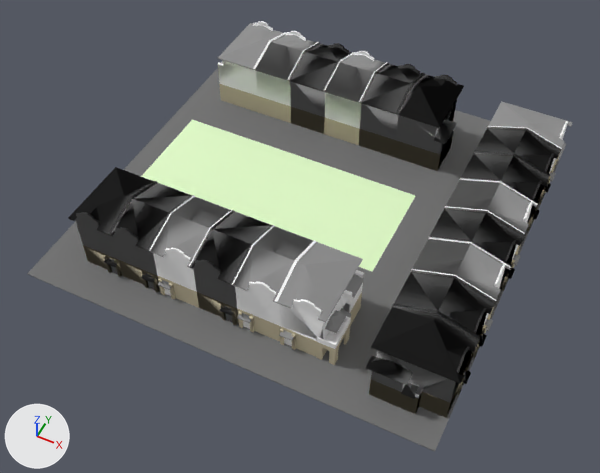
The COLLADA model Brownstones.dae, before and after one commit.
The view is the same before and after, from a 50 mm camera at (9.3, -20.0, 22.8) aimed at (0.2, -1.7, 0.0). Arrows for +X, +Y and +Z are at lower left; the lights stay in place. Vertices at the same position are counted once.

The first picture shows 'Rowhouse_1', 'Rowhouse_1.001', 'Rowhouse_1.002', 'Rowhouse_1.003', 'Rowhouse_1.004', 'Rowhouse_1.005', 'Rowhouse_1.006', 'Rowhouse_1.007', 'Rowhouse_1.008', 'Rowhouse_1.009', 'Rowhouse_1.010', 'Rowhouse_1.011', 'Rowhouse_1.012', 'Rowhouse_1.013', 'Rowhouse_3', 'Rowhouse_3.001', 'Rowhouse_3.002', 'Rowhouse_4', 'group_2'.
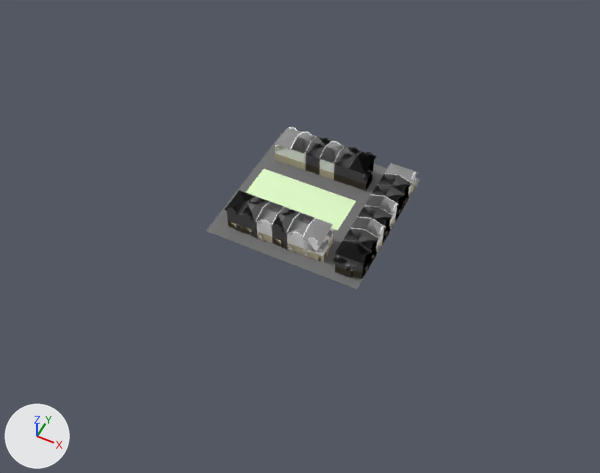
Commit message: new brownstone (.10 scale)

ob_group_0 is not drawn itself; it is the parent of ob_group_1, ob_group_2, ob_group_3, ob_group_4.

Where the change shows, as pixel boxes [x1, y1, x2, y2] in the pictures (600 x 473 px):
'group_2', moved, rescaled (60% narrower, 59% shorter): before [27, 68, 566, 451]; after [206, 133, 420, 289]
'Rowhouse_3.002', moved, rescaled (65% narrower, 65% shorter): before [366, 305, 480, 418]; after [333, 240, 372, 279]
'Rowhouse_4', moved, rescaled (64% narrower, 64% shorter): before [276, 241, 364, 365]; after [302, 218, 333, 262]
'Rowhouse_3.001', moved, rescaled (58% narrower, 59% shorter): before [394, 73, 464, 171]; after [348, 151, 377, 191]
'Rowhouse_1.003', reshaped, moved, rescaled (64% narrower, 63% shorter): before [190, 210, 273, 325]; after [271, 207, 300, 249]
'Rowhouse_1.002', reshaped, moved, rescaled (64% narrower, 62% shorter): before [232, 225, 315, 341]; after [286, 212, 315, 255]
'Rowhouse_1', reshaped, moved, rescaled (65% narrower, 62% shorter): before [149, 196, 232, 308]; after [256, 201, 284, 243]
'Rowhouse_1.001', reshaped, moved, rescaled (65% narrower, 62% shorter): before [110, 181, 194, 293]; after [241, 196, 270, 238]
'Rowhouse_3', moved, rescaled (64% narrower, 61% shorter): before [68, 167, 156, 277]; after [224, 190, 255, 232]
'Rowhouse_1.009', reshaped, moved, rescaled (64% narrower, 62% shorter): before [393, 270, 496, 367]; after [343, 228, 379, 264]
'Rowhouse_1.005', reshaped, moved, rescaled (60% narrower, 58% shorter): before [359, 63, 423, 157]; after [334, 146, 359, 185]
'Rowhouse_1.004', reshaped, moved, rescaled (58% narrower, 58% shorter): before [324, 51, 388, 145]; after [319, 141, 345, 180]
'Rowhouse_1.008', reshaped, moved, rescaled: before [411, 237, 511, 333]; after [351, 217, 386, 255]
'Rowhouse_1.007', reshaped, moved, rescaled (59% narrower, 57% shorter): before [288, 42, 353, 134]; after [305, 136, 331, 175]
'Rowhouse_4.001', moved, rescaled (59% narrower, 58% shorter): before [217, 21, 284, 112]; after [275, 127, 302, 165]
'Rowhouse_1.006', reshaped, moved, rescaled (59% narrower, 57% shorter): before [254, 31, 319, 123]; after [291, 131, 317, 170]
'Rowhouse_1.012', reshaped, moved, rescaled (62% narrower, 63% shorter): before [429, 207, 525, 309]; after [357, 206, 393, 243]
'Rowhouse_1.011', reshaped, moved, rescaled (62% narrower, 61% shorter): before [445, 179, 538, 268]; after [364, 195, 399, 229]
'Rowhouse_1.013', reshaped, moved, rescaled (62% narrower, 60% shorter): before [460, 152, 550, 246]; after [371, 184, 405, 221]
'Rowhouse_1.010', reshaped, moved, rescaled (61% narrower, 57% shorter): before [474, 127, 561, 206]; after [378, 174, 411, 207]
'Rowhouse_4.002', moved, rescaled (59% narrower, 59% shorter): before [488, 101, 573, 193]; after [384, 163, 418, 200]
part 1 of me_rowhouse_1, cut back: before [151, 40, 529, 300]; after [256, 135, 394, 238]
part 2 of me_rowhouse_1_001, cut back: before [133, 44, 561, 314]; after [248, 137, 411, 243]

The change, as a list of edits to the scene's bpy script:
```text
Change me_rowhouse_1:
    used by ob_rowhouse_1; parent = ob_group_1; location = (18.22, 4.477, 0.127); rotation_euler = (0.0, 0.0, 1.571), in degrees (0, 0, 90)
    remove me_rowhouse_1.from_pydata(...)  # 186 vertices, 405 faces; spans x 0.0..6.17, y 0.0..11.26, z -0.13..11.18
    add me_rowhouse_1.from_pydata(...)  # 186 vertices, 381 faces; spans x 0.0..6.17, y 0.0..11.26, z -0.13..11.18
    me_rowhouse_1 part 1
    29 faces are deleted
    5 new faces join them, mat_color_004 (grey #8e8e8e)
Change me_rowhouse_1_001:
    used by ob_rowhouse_1_001; parent = ob_group_1; location = (18.22, 4.477, 0.127); rotation_euler = (0.0, 0.0, 1.571), in degrees (0, 0, 90); scale = (-1.0, 1.0, 1.0)
    remove me_rowhouse_1_001.from_pydata(...)  # 186 vertices, 405 faces; spans x 0.0..6.17, y 0.0..11.26, z -0.13..11.18
    add me_rowhouse_1_001.from_pydata(...)  # 186 vertices, 381 faces; spans x 0.0..6.17, y 0.0..11.26, z -0.13..11.18
    me_rowhouse_1_001 part 2
    29 faces are deleted
    5 new faces join them, mat_color_004 (grey #8e8e8e)
Change ob_group_0:
    ob_group_0.location: (-7.62, -7.62, 0.0) -> (-3.048, -3.048, 0.0)
    ob_group_0.scale: (0.25, 0.25, 0.25) -> (0.1, 0.1, 0.1)
```
